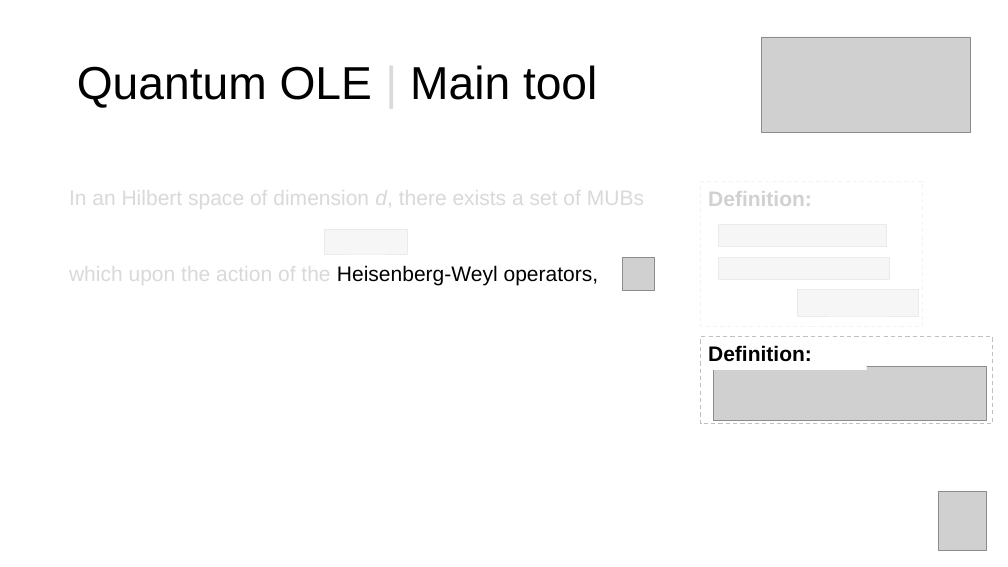
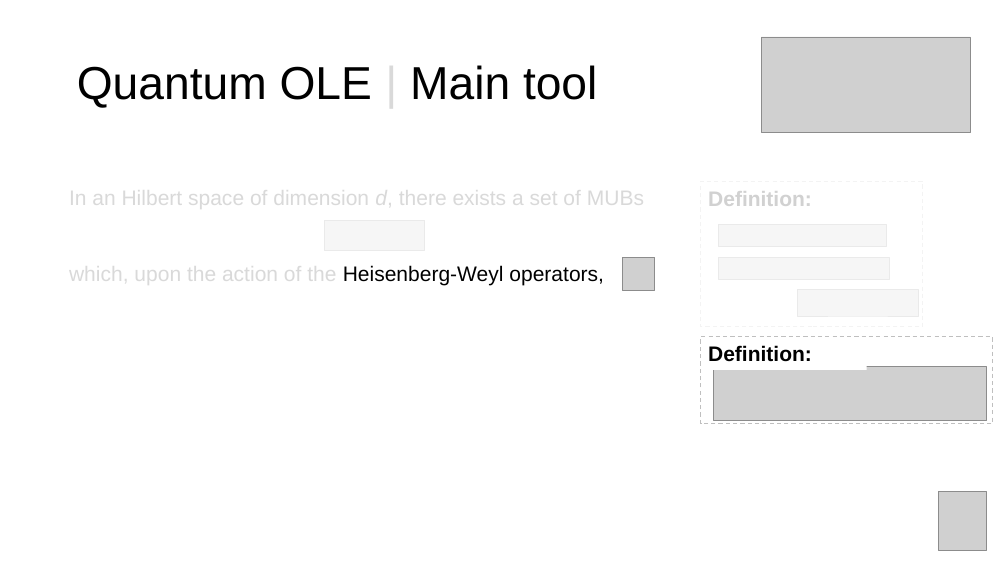
Before and after one commit to manel1874/PhD-thesis, a slide deck: slide 53 of thesis_defense/Thesis_presentation.pptx. Drawn at 1008x567 pixels with LibreOffice and Linux fonts; fonts in the diff are those of the drawing; grey boxes stand for pictures. Boxes give left, top, right and bottom in pixels: in the first picture for what was removed or moved away, otherwise in the second. Text is boxed around its words. In the diff, an @@ line names an element or a change of style, - is before the commit and + after.

```diff
--- a/thesis_defense/Thesis_presentation.pptx
+++ b/thesis_defense/Thesis_presentation.pptx
@@ rectangle: place and size @@
-rectangle at [302,225,420,263]
+rectangle at [316,214,433,253]
@@ picture: place and size @@
-picture at [324,229,408,254]
+picture at [324,221,425,251]
@@ text at [69,262,604,285]: text changed @@
-which upon the action of the Heisenberg-Weyl operators,
+which, upon the action of the Heisenberg-Weyl operators,
```
Also in this commit, not shown: 5 other slides changed, 18 slides added.
